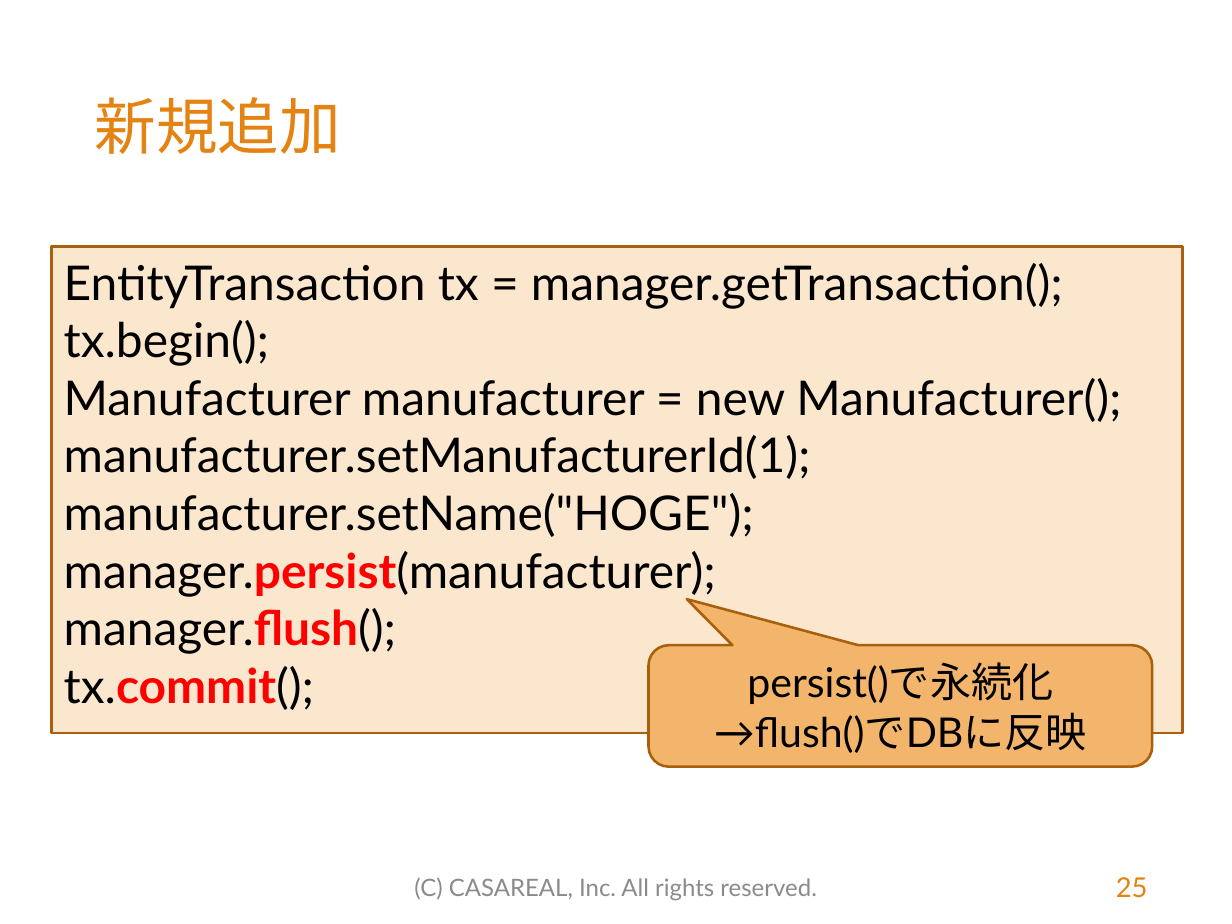
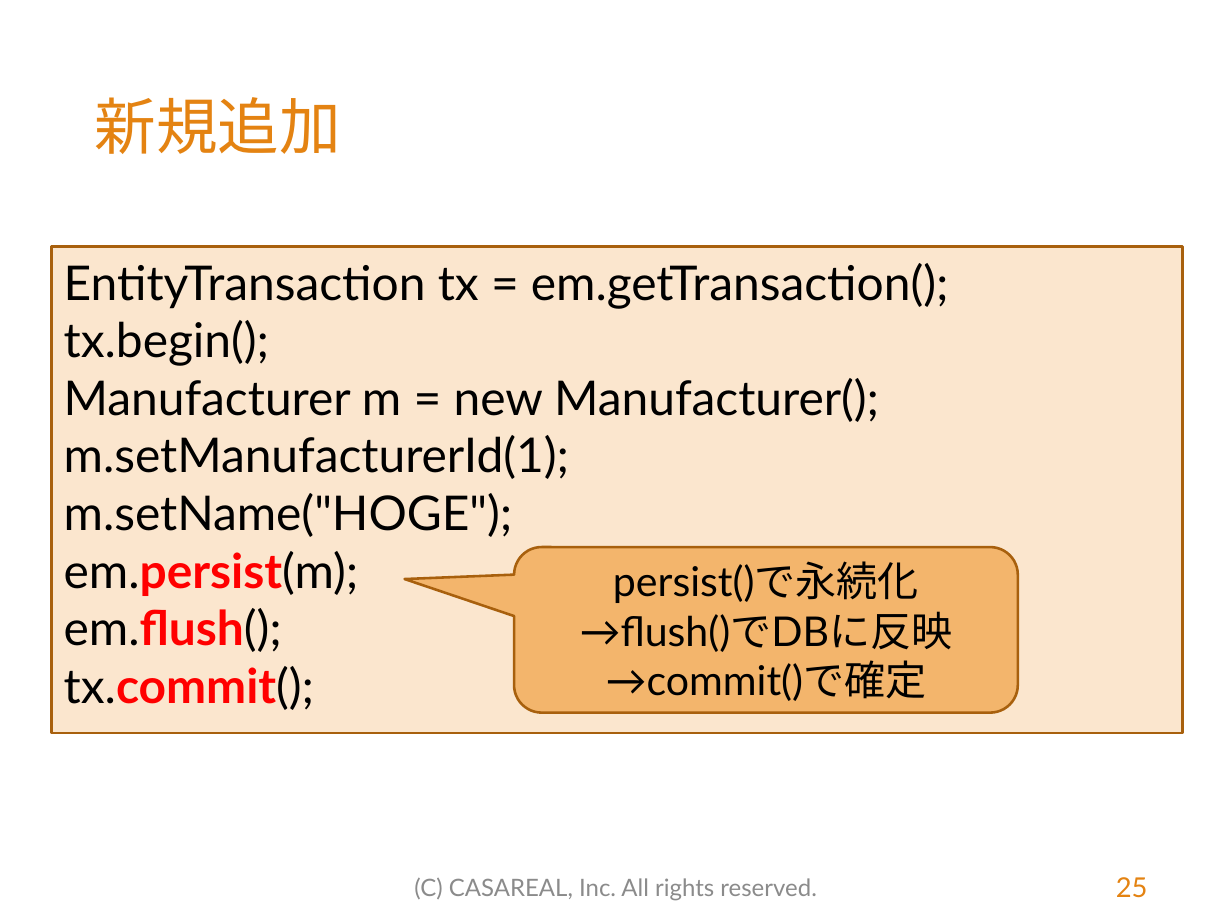
Before and after one commit to MasatoshiTada/hamaru-jpa-light, a slide deck: slide 25 of src/main/resources/はまる！JPA（初学者向けライト版）.pptx. Drawn at 1232x924 pixels with LibreOffice and Linux fonts; fonts in the diff are those of the drawing; background and template pictures are left out. Boxes give left, top, right and bottom in pixels: in the first picture for what was removed or moved away, otherwise in the second. Text is boxed around its words. In the diff, an @@ line names an element or a change of style, - is before the commit and + after.

```diff
--- a/src/main/resources/はまる！JPA（初学者向けライト版）.pptx
+++ b/src/main/resources/はまる！JPA（初学者向けライト版）.pptx
@@ text in rectangle at [64, 263, 949, 309]: text changed @@
-EntityTransaction tx = manager.getTransaction();
+EntityTransaction tx = em.getTransaction();
@@ text in rectangle at [64, 378, 879, 652]: text changed @@
-Manufacturer manufacturer = new Manufacturer();
-manufacturer.setManufacturerId(1);
-manufacturer.setName("HOGE");
-manager.persist(manufacturer);
-manager.flush();
+Manufacturer m = new Manufacturer();
+m.setManufacturerId(1);
+m.setName("HOGE");
+em.persist(m);
+em.flush();
@@ rounded speech box "persist()で永続化": place and size @@
-rounded speech box "persist()で永続化" at [648, 646, 1152, 768]
+rounded speech box "persist()で永続化" at [514, 547, 1018, 712]
@@ rounded speech box "persist()で永続化" at [514, 547, 1018, 712]: proportions changed @@
@@ text in rounded speech box at [606, 660, 927, 701]: paragraph added @@
+→commit()で確定
```
Also in this commit, not shown: 43 other slides changed, 13 slides added, 1 slide removed, 13 other files.
